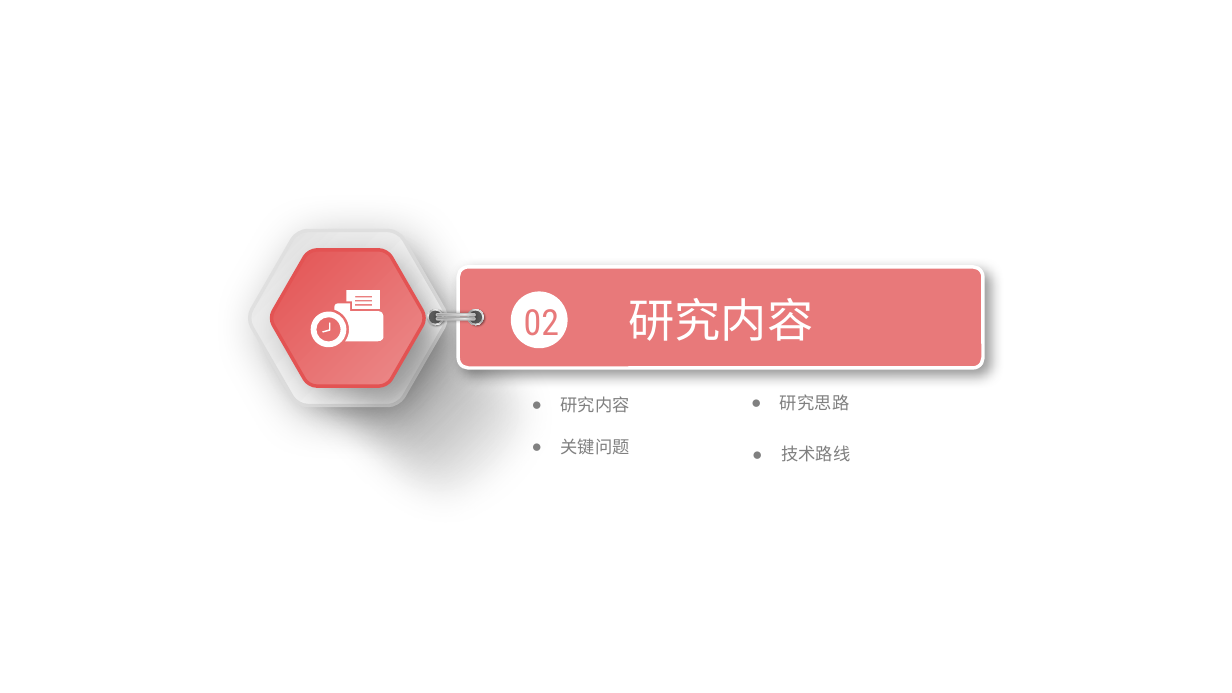
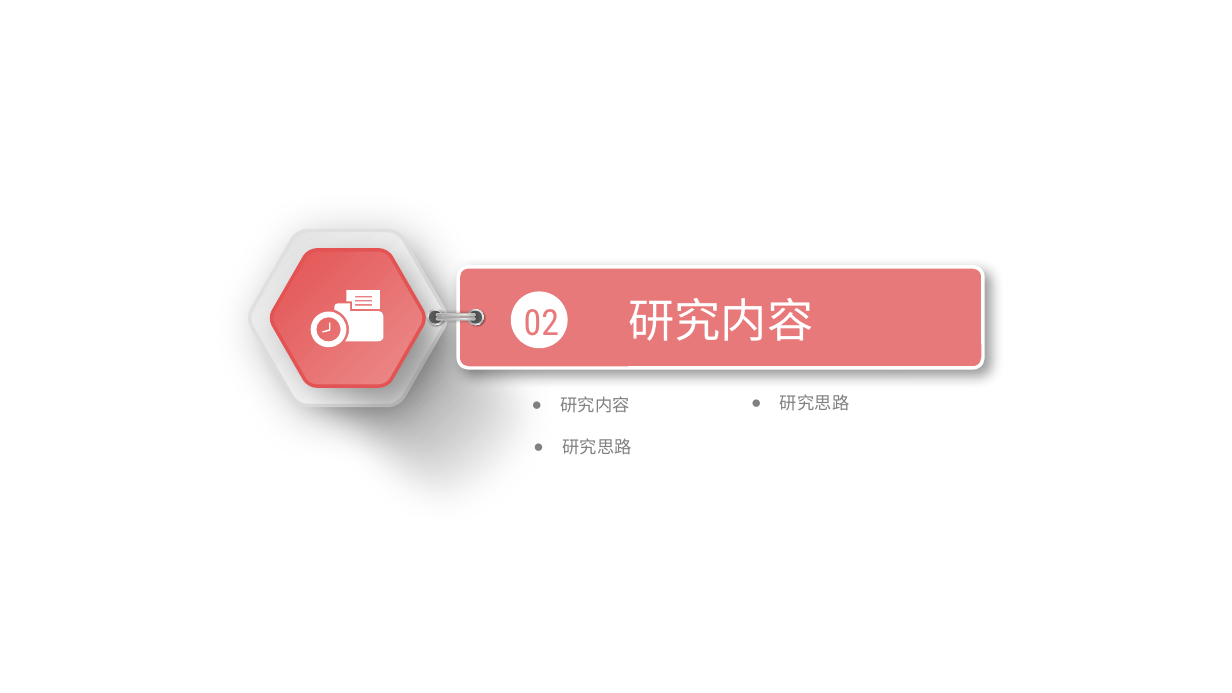
Before and after one commit to zhaobw61/Graduation-project, a slide deck: slide 6 of ppt/开题报告.pptx (slide 7 before the commit). Drawn at 1232x693 pixels with LibreOffice and Linux fonts; fonts in the diff are those of the drawing; background and template pictures are left out. Boxes give left, top, right and bottom in pixels: in the first picture for what was removed or moved away, otherwise in the second. Text is boxed around its words. In the diff, an @@ line names an element or a change of style, - is before the commit and + after.

```diff
--- a/ppt/开题报告.pptx
+++ b/ppt/开题报告.pptx
@@ text at (562, 438, 631, 454): text changed @@
-● 关键问题
+● 研究思路
@@ text removed at (781, 445, 850, 462) @@
-● 技术路线
```
Also in this commit, not shown: 11 other slides changed, 3 slides removed, 5 other files.
